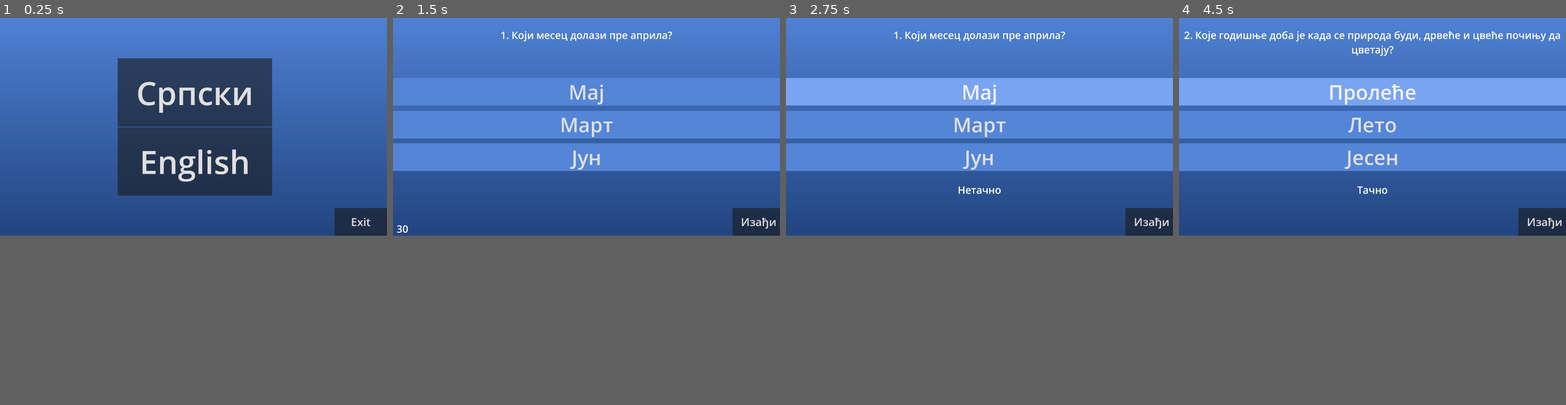
Above: before the commit, frames 1-4 (left to right).
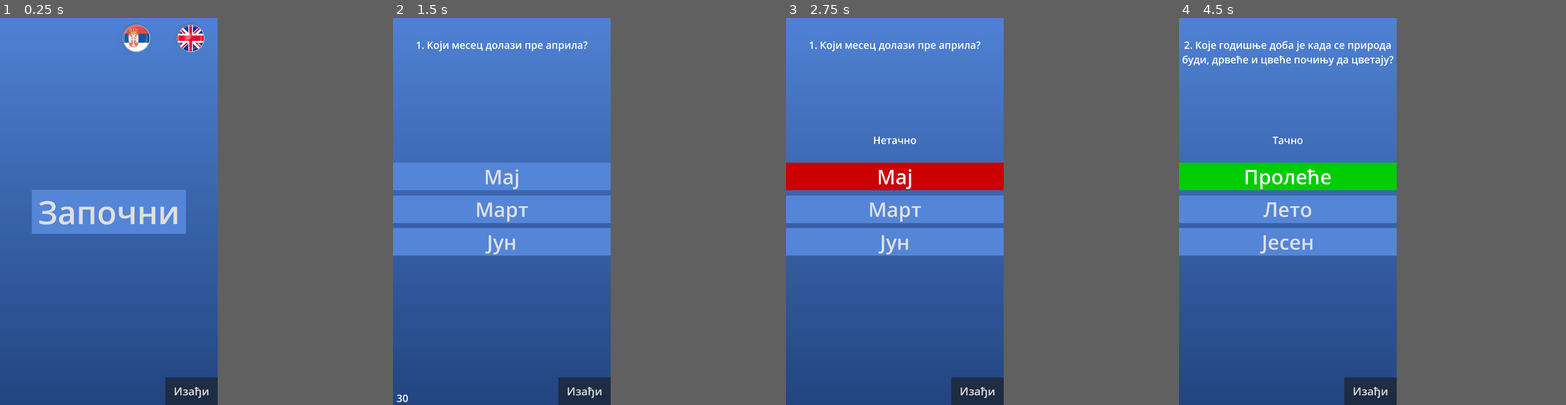
Above: after the commit, the same moments.

Repository: mcbane23/GodotQuiz
Game: Godot game, scene res://scenes/main.tscn
The game is run twice, just before and just after one commit, with the same random seed, the same clock (stepped at 60 frames per second) and the same inputs.
Inputs (mouse positions are in pixels of both pictures, inside the frame that each line leads up to; where the layout moved, square brackets give the same spot in the first picture):
- Up to frame 1 (0.25 s): no input
- Up to frame 2 (1.5 s): click (636, 29) [586, 91] at 0.5 s; click "Започни" at 1.25 s
- Up to frame 3 (2.75 s): click "Мај" at 2 s
- Up to frame 4 (4.5 s): click "Март" at 2.75 s; click "Јун" at 3.5 s; click "Пролеће" at 4.25 s
In our replay, the window is 800x450 before the commit and 450x800 after it. These sizes can differ from the game's own. Grey fills any space a smaller window leaves; there, only what the larger window draws over its background counts as a difference.

The runs differ from the first frame. In frame 1, 37% of the frame differs, in the area x 0-100%, y 0-100%; in frame 2, 48%; in frame 3, 56%; in frame 4, 57%, in the area x 0-100%, y 3-100%.

Commit message:
Updates to portrait mode and adds button colors
Changes the game to portrait mode for better mobile usability.

Adds button color feedback for correct/incorrect answers.

Diff:
--- a/project.godot
+++ b/project.godot
@@ -25,11 +25,11 @@
 
 [display]
 
-window/size/viewport_width=1920
-window/size/viewport_height=1080
-window/size/mode=3
+window/size/viewport_width=1080
+window/size/viewport_height=1920
 window/stretch/mode="viewport"
 window/stretch/aspect="expand"
+window/handheld/orientation=1
 
 [rendering]
 
--- a/scenes/control.tscn
+++ b/scenes/control.tscn
@@ -1,7 +1,7 @@
 [gd_scene load_steps=5 format=3 uid="uid://d1ndol6401brv"]
 
 [ext_resource type="Script" uid="uid://dgjlms88gomet" path="res://scripts/control.gd" id="1_r67kn"]
-[ext_resource type="Theme" uid="uid://cq0m3bxrr77sk" path="res://theme.tres" id="2_brbbq"]
+[ext_resource type="Theme" uid="uid://cq0m3bxrr77sk" path="res://themes/theme.tres" id="2_brbbq"]
 
 [sub_resource type="Gradient" id="Gradient_r67kn"]
 offsets = PackedFloat32Array(0, 0.994505)
@@ -29,32 +29,35 @@
 grow_horizontal = 2
 grow_vertical = 2
 texture = SubResource("GradientTexture2D_7qmi0")
+metadata/_edit_lock_ = true
 
 [node name="Question" type="Label" parent="."]
 custom_minimum_size = Vector2(50, 0)
 layout_mode = 1
 anchors_preset = 10
 anchor_right = 1.0
-offset_top = 50.0
-offset_bottom = 119.0
+offset_top = 99.0
+offset_bottom = 168.0
 grow_horizontal = 2
 theme = ExtResource("2_brbbq")
 text = "Question"
 horizontal_alignment = 1
 autowrap_mode = 2
+metadata/_edit_lock_ = true
 
 [node name="Result" type="Label" parent="."]
 custom_minimum_size = Vector2(50, 0)
 layout_mode = 1
 anchors_preset = 10
 anchor_right = 1.0
-offset_top = 818.0
-offset_bottom = 887.0
+offset_top = 571.0
+offset_bottom = 640.0
 grow_horizontal = 2
 theme = ExtResource("2_brbbq")
-text = "Question"
+text = "Result"
 horizontal_alignment = 1
 autowrap_mode = 2
+metadata/_edit_lock_ = true
 
 [node name="Timer" type="Label" parent="."]
 custom_minimum_size = Vector2(50, 0)
@@ -69,6 +72,7 @@
 text = "Time"
 horizontal_alignment = 1
 autowrap_mode = 2
+metadata/_edit_lock_ = true
 
 [node name="VBoxContainer" type="VBoxContainer" parent="."]
 layout_mode = 1
@@ -83,6 +87,7 @@
 size_flags_vertical = 4
 theme = ExtResource("2_brbbq")
 theme_override_constants/separation = 25
+metadata/_edit_lock_ = true
 
 [node name="Button1" type="Button" parent="VBoxContainer"]
 layout_mode = 2
@@ -102,13 +107,14 @@
 anchor_top = 1.0
 anchor_right = 1.0
 anchor_bottom = 1.0
-offset_top = -298.0
-offset_bottom = -161.0
+offset_top = -412.0
+offset_bottom = -275.0
 grow_horizontal = 2
 grow_vertical = 0
 size_flags_vertical = 8
 theme = ExtResource("2_brbbq")
 text = "Restart"
+metadata/_edit_lock_ = true
 
 [node name="ExitButton" type="Button" parent="."]
 layout_mode = 1
@@ -117,15 +123,15 @@
 anchor_top = 1.0
 anchor_right = 1.0
 anchor_bottom = 1.0
-offset_left = -236.0
+offset_left = -260.0
 offset_top = -137.0
-offset_right = 24.0
 grow_horizontal = 0
 grow_vertical = 0
 size_flags_vertical = 8
 focus_mode = 0
 theme_override_font_sizes/font_size = 55
 text = "Exit"
+metadata/_edit_lock_ = true
 
 [node name="Timer2" type="Timer" parent="."]
 autostart = true
--- a/scenes/main.tscn
+++ b/scenes/main.tscn
@@ -1,7 +1,9 @@
-[gd_scene load_steps=5 format=3 uid="uid://dubk067ecx42"]
+[gd_scene load_steps=7 format=3 uid="uid://dubk067ecx42"]
 
 [ext_resource type="Script" uid="uid://bwr0gexk6xnrb" path="res://scripts/main.gd" id="1_o5qli"]
-[ext_resource type="Theme" uid="uid://cq0m3bxrr77sk" path="res://theme.tres" id="2_0wfyh"]
+[ext_resource type="Theme" uid="uid://cq0m3bxrr77sk" path="res://themes/theme.tres" id="2_0wfyh"]
+[ext_resource type="Texture2D" uid="uid://b0x51itahqb1s" path="res://gfx/icons/serbia_round_button_with_metal_frame_256.png" id="3_jyhfs"]
+[ext_resource type="Texture2D" uid="uid://df4xlw03b34hj" path="res://gfx/icons/united_kingdom_round_button_with_metal_frame_256.png" id="4_tbgi4"]
 
 [sub_resource type="Gradient" id="Gradient_1lde6"]
 offsets = PackedFloat32Array(0, 0.994505)
@@ -14,15 +16,22 @@
 
 [node name="Main" type="Control"]
 layout_mode = 3
-anchors_preset = 0
-offset_right = 1920.0
-offset_bottom = 1080.0
+anchors_preset = 15
+anchor_right = 1.0
+anchor_bottom = 1.0
+grow_horizontal = 2
+grow_vertical = 2
+size_flags_horizontal = 4
 script = ExtResource("1_o5qli")
+metadata/_edit_use_anchors_ = true
 
 [node name="Background" type="TextureRect" parent="."]
-layout_mode = 0
-offset_right = 1920.0
-offset_bottom = 1080.0
+layout_mode = 1
+anchors_preset = 15
+anchor_right = 1.0
+anchor_bottom = 1.0
+grow_horizontal = 2
+grow_vertical = 2
 texture = SubResource("GradientTexture2D_sgp6g")
 
 [node name="ExitButton" type="Button" parent="."]
@@ -41,43 +50,52 @@
 theme_override_font_sizes/font_size = 55
 text = "Exit"
 
-[node name="GridContainer" type="GridContainer" parent="."]
+[node name="Start" type="Button" parent="."]
 layout_mode = 1
 anchors_preset = 8
 anchor_left = 0.5
 anchor_top = 0.5
 anchor_right = 0.5
 anchor_bottom = 0.5
-offset_left = -376.0
-offset_top = -340.0
-offset_right = 390.0
-offset_bottom = 341.0
+offset_left = -383.0
+offset_top = -109.5
+offset_right = 383.0
+offset_bottom = 109.5
 grow_horizontal = 2
 grow_vertical = 2
+theme = ExtResource("2_0wfyh")
+theme_override_font_sizes/font_size = 160
+text = "Start"
+
+[node name="GridContainer" type="GridContainer" parent="."]
+layout_mode = 1
+anchors_preset = 1
+anchor_left = 1.0
+anchor_right = 1.0
+offset_left = -532.0
+offset_bottom = 200.0
+grow_horizontal = 0
+columns = 2
 
 [node name="Sr" type="Button" parent="GridContainer"]
 layout_mode = 2
 size_flags_horizontal = 3
 size_flags_vertical = 3
+theme = ExtResource("2_0wfyh")
 theme_override_constants/align_to_largest_stylebox = 1
-theme_override_font_sizes/font_size = 160
-text = "Српски"
+icon = ExtResource("3_jyhfs")
+flat = true
 
 [node name="En" type="Button" parent="GridContainer"]
 layout_mode = 2
 size_flags_horizontal = 3
 size_flags_vertical = 3
+theme = ExtResource("2_0wfyh")
 theme_override_constants/align_to_largest_stylebox = 1
-theme_override_font_sizes/font_size = 160
-text = "English"
-
-[node name="Start" type="Button" parent="GridContainer"]
-layout_mode = 2
-theme = ExtResource("2_0wfyh")
-theme_override_font_sizes/font_size = 160
-text = "Start"
+icon = ExtResource("4_tbgi4")
+flat = true
 
 [connection signal="pressed" from="ExitButton" to="." method="_on_exit_button_pressed"]
+[connection signal="pressed" from="Start" to="." method="_on_start_pressed"]
 [connection signal="pressed" from="GridContainer/Sr" to="." method="_on_sr_pressed"]
 [connection signal="pressed" from="GridContainer/En" to="." method="_on_en_pressed"]
-[connection signal="pressed" from="GridContainer/Start" to="." method="_on_start_pressed"]
--- a/scripts/control.gd
+++ b/scripts/control.gd
@@ -23,8 +23,17 @@
 var answer_selected: bool = false
 var game_end: bool = false
 
+var stylebox_theme_normal: StyleBoxFlat
+var stylebox_theme_hover: StyleBoxFlat
+var stylebox_theme_pressed: StyleBoxFlat
+const green = Color(0.0, 0.8, 0.0)
+const red = Color(0.8,0.0,0.0,1.0)
+
 # Called when the node enters the scene tree for the first time.
 func _ready():
+	stylebox_theme_normal = Button1.get_theme_stylebox("normal")
+	stylebox_theme_hover = Button1.get_theme_stylebox("hover")
+	stylebox_theme_pressed = Button1.get_theme_stylebox("pressed")
 	RestartButton.text = Global.get_label("restart_game")
 	ExitButton.text = Global.get_label("exit")
 	refresh_scene()
@@ -33,6 +42,7 @@
 	answer_selected = false
 	game_end = false
 	reset_timer()
+	reset_button_style()
 	if question_number > game_number_of_questions:
 		show_result()
 	else:
@@ -89,11 +99,41 @@
 		var resultText = ""
 		if number == item.correctOptionIndex:
 			correct_answers += 1
+			highlight_button(number, green)
 			resultText = Global.get_label("correct")
 		else:
+			highlight_button(number, red)
 			resultText = Global.get_label("incorrect")
 		question_number += 1
 		delay_next_screen(resultText)
+
+func highlight_button(number, color):
+	match number:
+		0:
+			set_stylebox_color(Button1, color)
+		1:
+			set_stylebox_color(Button2, color)
+		2:
+			set_stylebox_color(Button3, color)
+
+func set_stylebox_color(button, color: Color):
+	var new_stylebox : StyleBoxFlat = StyleBoxFlat.new()
+	new_stylebox.bg_color = color
+	new_stylebox.border_color = color
+	button.add_theme_stylebox_override("normal", new_stylebox)
+	button.add_theme_stylebox_override("hover", new_stylebox)
+	button.add_theme_stylebox_override("pressed", new_stylebox)
+
+func reset_button_style():
+	Button1.add_theme_stylebox_override("normal", stylebox_theme_normal)
+	Button2.add_theme_stylebox_override("normal", stylebox_theme_normal)
+	Button3.add_theme_stylebox_override("normal", stylebox_theme_normal)
+	Button1.add_theme_stylebox_override("hover", stylebox_theme_hover)
+	Button2.add_theme_stylebox_override("hover", stylebox_theme_hover)
+	Button3.add_theme_stylebox_override("hover", stylebox_theme_hover)
+	Button1.add_theme_stylebox_override("pressed", stylebox_theme_pressed)
+	Button2.add_theme_stylebox_override("pressed", stylebox_theme_pressed)
+	Button3.add_theme_stylebox_override("pressed", stylebox_theme_pressed)
 
 func _on_exit_button_pressed():
 	get_tree().quit()
--- a/scripts/global.gd
+++ b/scripts/global.gd
@@ -5,7 +5,7 @@
 # configure round time, number of questions per game and language
 var game_time: int = 30
 var game_number_of_questions: int = 10
-var language = "en"
+var language = "sr"
 
 func read_json_file(path):
 	var file = FileAccess.open(path,FileAccess.READ)
--- a/scripts/main.gd
+++ b/scripts/main.gd
@@ -1,30 +1,28 @@
 extends Control
 
 @onready var ExitButton = $ExitButton
-@onready var StartButton = $GridContainer/Start
+@onready var StartButton = $Start
 
 var labels_data: Array = Global.read_json_file("res://data/labels.json")
 
 # Called when the node enters the scene tree for the first time.
 func _ready():
-	StartButton.hide()
-	ExitButton.text = Global.get_label("exit")
+	update_buttons()
 
 func _on_exit_button_pressed():
 	get_tree().quit()
 
-
 func _on_sr_pressed():
 	Global.language = "sr"
-	show_start()
+	update_buttons()
 
 func _on_en_pressed():
 	Global.language = "en"
-	show_start()
+	update_buttons()
 
-func show_start():
+func update_buttons():
 	StartButton.text = Global.get_label("start")
-	StartButton.show()
+	ExitButton.text = Global.get_label("exit")
 
 func _on_start_pressed():
 	get_tree().change_scene_to_file("res://scenes/control.tscn")
Binary file added: gfx/icons/icon.png
Not shown, added: gfx/icons/icon.png.import
Binary file added: gfx/icons/serbia_round_button_with_metal_frame_256.png
Not shown, added: gfx/icons/serbia_round_button_with_metal_frame_256.png.import
Binary file added: gfx/icons/united_kingdom_round_button_with_metal_frame_256.png
Not shown, added: gfx/icons/united_kingdom_round_button_with_metal_frame_256.png.import
Renamed: theme.tres -> themes/theme.tres
